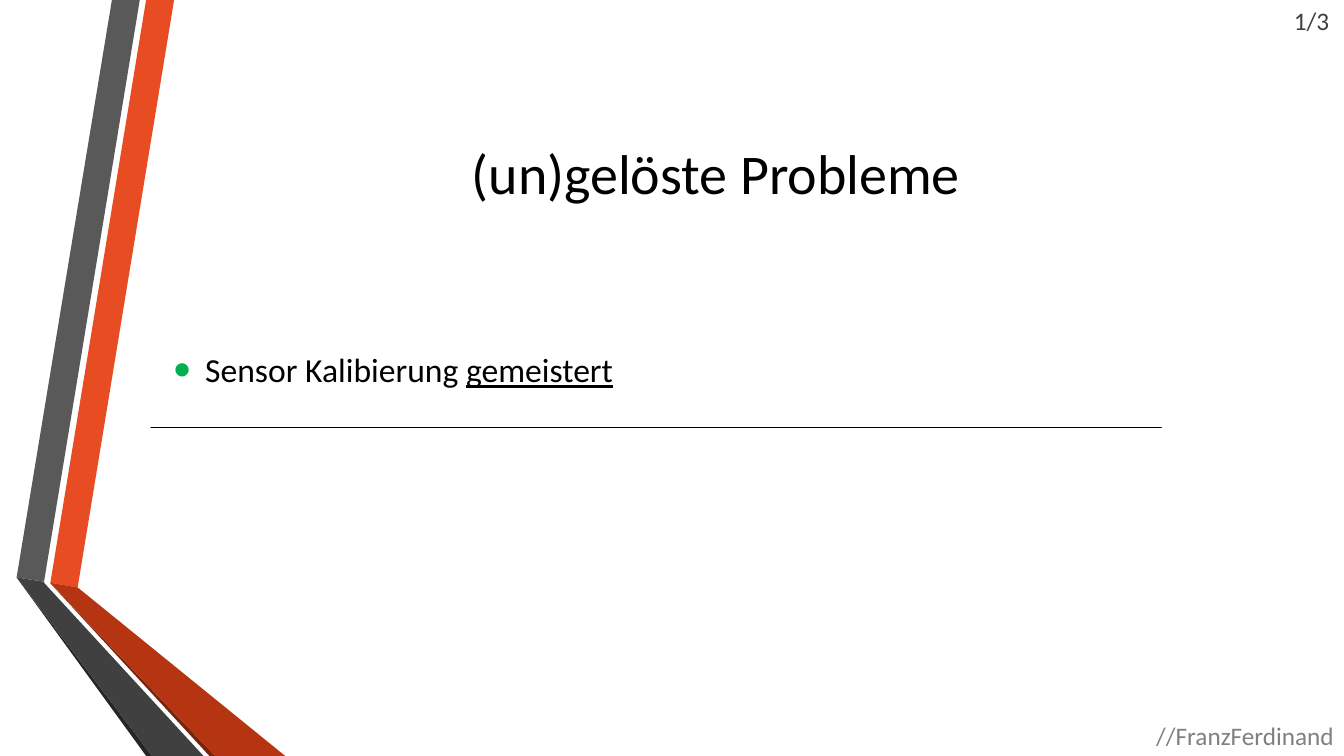
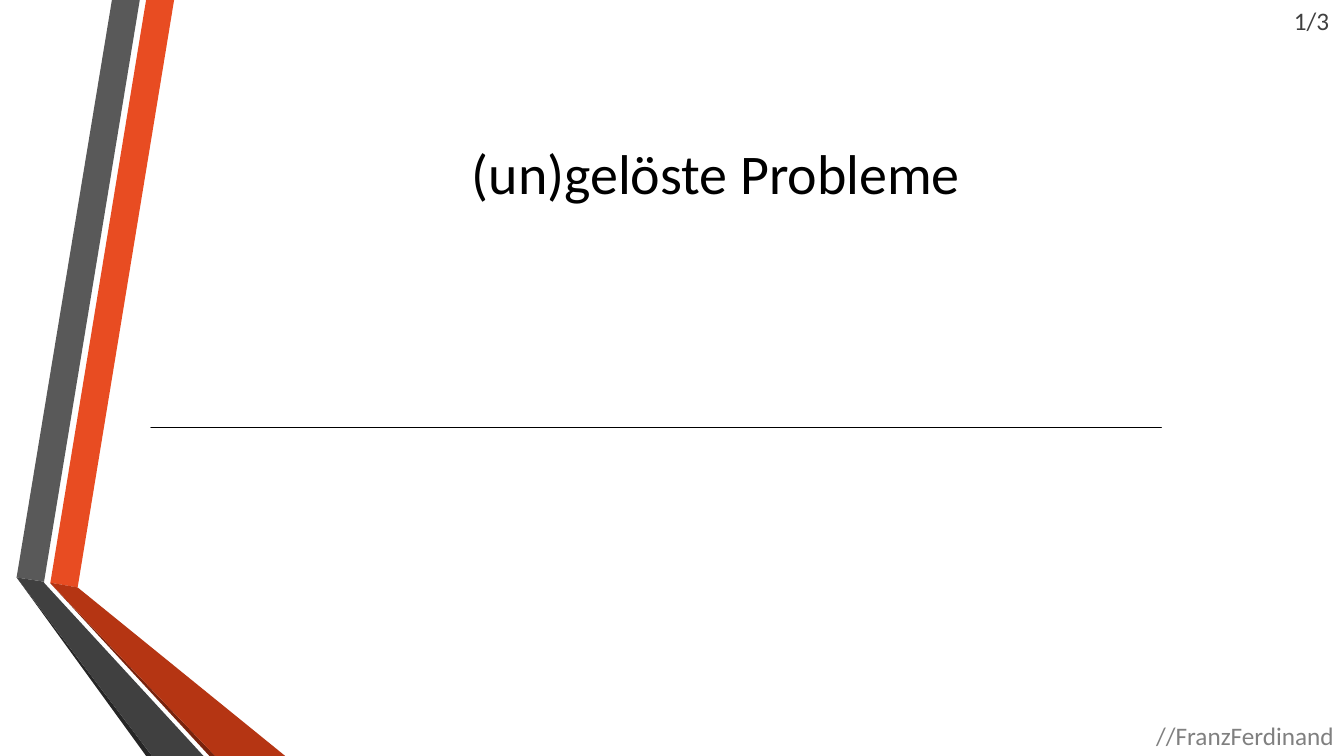
Before and after one commit to Sinnlosvoll/FranzFerdinand, a slide deck: slide 2 of scrum/24.03.2014.pptm. Drawn at 1344x756 pixels with LibreOffice and Linux fonts; fonts in the diff are those of the drawing; background and template pictures are left out. Boxes give left, top, right and bottom in pixels: in the first picture for what was removed or moved away, otherwise in the second. Text is boxed around its words. In the diff, an @@ line names an element or a change of style, - is before the commit and + after.

```diff
--- a/scrum/24.03.2014.pptm
+++ b/scrum/24.03.2014.pptm
@@ text removed at [205, 358, 613, 388] @@
-• Sensor Kalibierung gemeistert
```
Also in this commit, not shown: 3 other slides changed, 45 other files.
